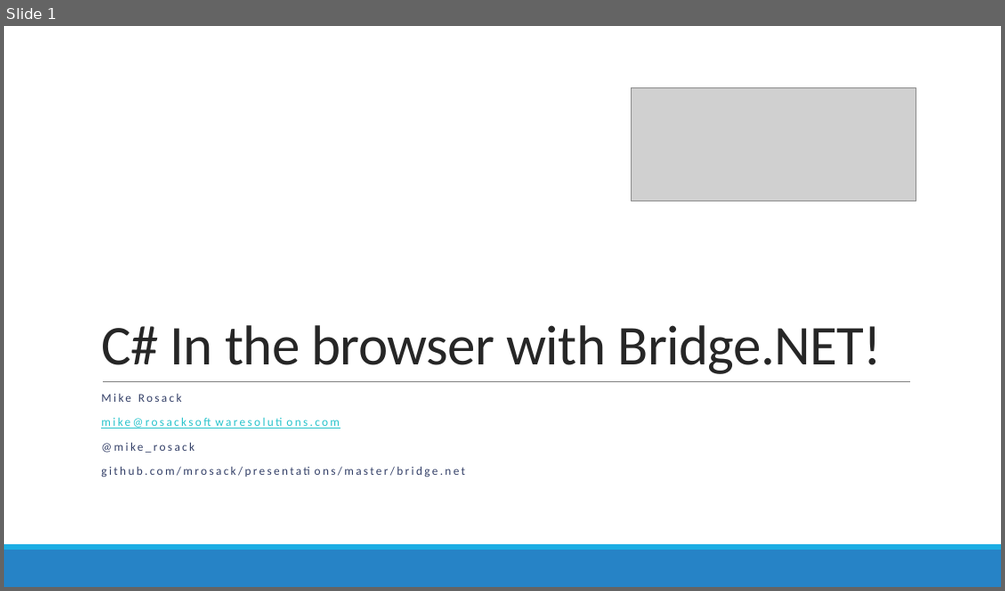
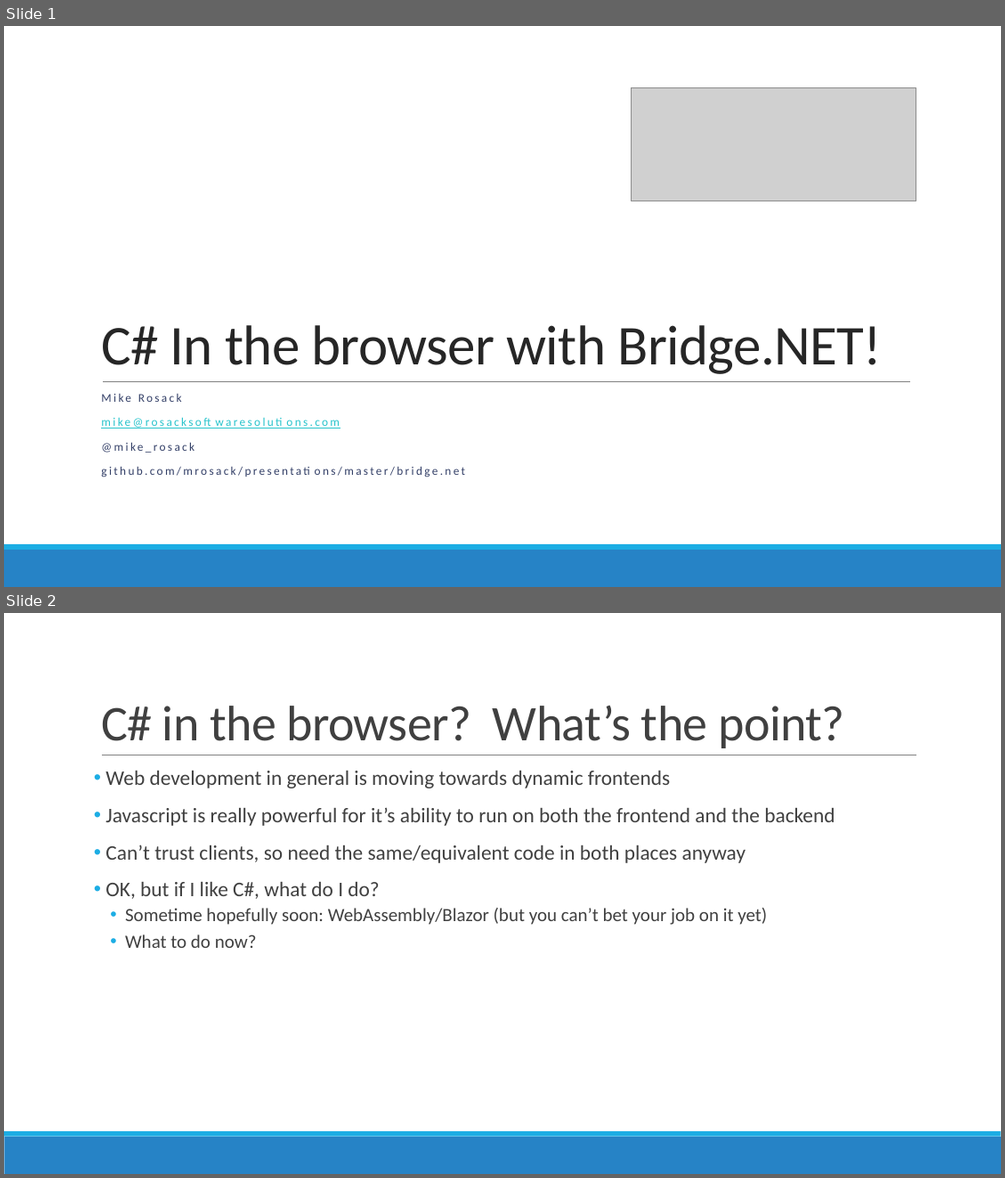
Before and after one commit to mrosack/presentations, a slide deck: bridge.net/bridge-net.pptx. Shown one above the other, each under a label of ours: slide 1 before the commit, slides 1 and 2 after it. The pictures are 1005x591 and 1005x1178 pixels, drawn with LibreOffice and Linux fonts; fonts in the diff are those of the drawing; grey boxes stand for pictures. Boxes give left, top, right and bottom in pixels: in the first picture for what was removed or moved away, otherwise in the second. Text is boxed around its words. In the diff, an @@ line names an element or a change of style, - is before the commit and + after.

Commit message:
slides

```diff
--- a/bridge.net/bridge-net.pptx
+++ b/bridge.net/bridge-net.pptx
@@ slide 2 added at bbox=[4, 613, 1001, 1174], background #FFFFFF; not listed: 2 template elements that a slide beside it also shows @@
@@ title added at bbox=[101, 706, 844, 748], 48 pt, text #404040 @@
+C# in the browser? What’s the point?
@@ line added from (102, 755) to (917, 755), #808080 0.5 pt @@
@@ text added at bbox=[105, 771, 834, 948], 20 pt, text #404040 @@
+• Web development in general is moving towards dynamic frontends
+• Javascript is really powerful for it’s ability to run on both the frontend and the backend
+• Can’t trust clients, so need the same/equivalent code in both places anyway
+• OK, but if I like C#, what do I do?
+  • Sometime hopefully soon: WebAssembly/Blazor (but you can’t bet your job on it yet)
+  • What to do now?
```
Also in this commit, not shown: 11 other slides added, 1 slide removed.
